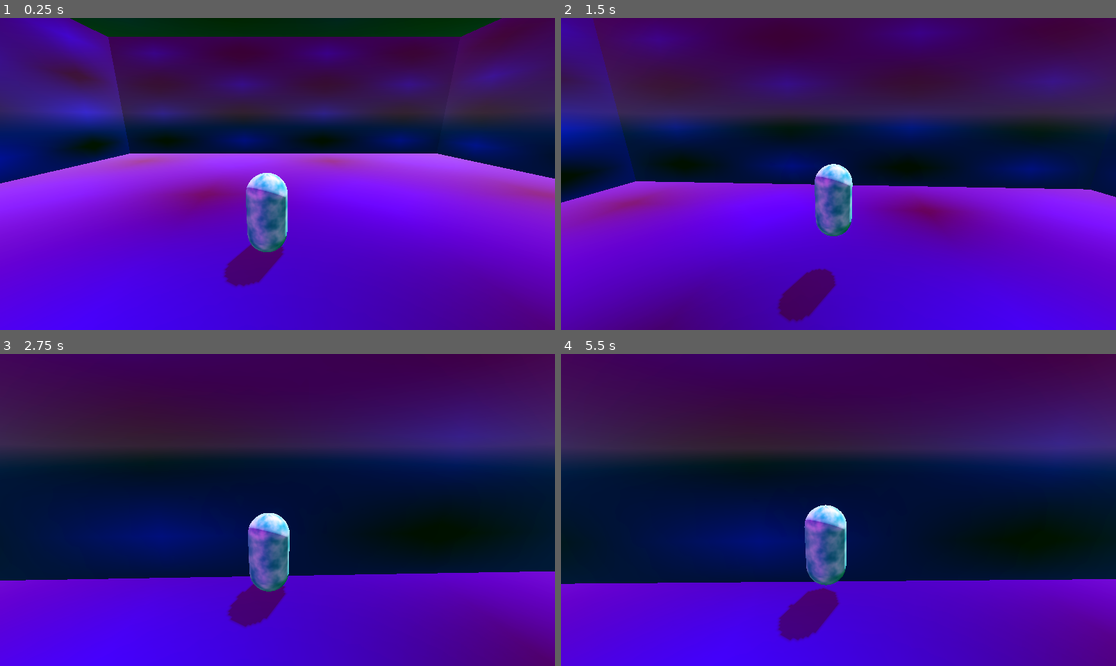
Above: before the commit, frames 1-4 (two rows, left to right).
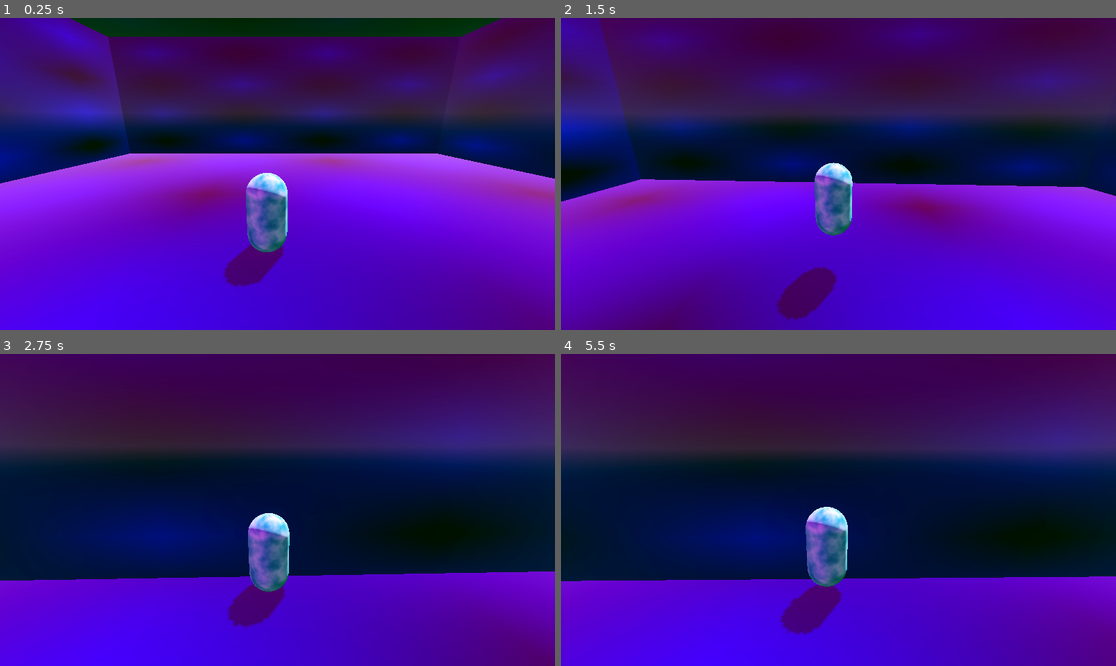
Above: after the commit, the same moments.

Repository: heycrisp/Godot-Cookbook
Game: Godot game, scene res://third-person-controller/demo.tscn
The game is run twice, just before and just after one commit, with the same random seed, the same clock (stepped at 60 frames per second) and the same inputs. The project has no main scene, so this scene is started directly.
Inputs (mouse positions are in pixels of both pictures, inside the frame that each line leads up to):
- Up to frame 1 (0.25 s): no input
- Up to frame 2 (1.5 s): move the mouse to (866, 174) at 0.52 s; hold Shift (dash) 0.53-1.28 s; hold W (move_up) from 0.53 s (still down); tap Space (jump) at 0.77, 0.8, 1.07, 1.35 s; move the mouse to (810, 174) at 1.27 s
- Up to frame 3 (2.75 s): keep holding W (move_up); tap Space (jump) at 1.52, 1.82, 2.3 s; tap Shift (dash) at 1.55 s; move the mouse to (288, 503) at 2.02 s; hold Shift (dash) from 2.03 s (still down)
- Up to frame 4 (5.5 s): keep holding W (move_up); move the mouse to (832, 516) at 2.77 s; release Shift (dash) at 2.78 s; tap Down (look_down) at 2.85 s; tap Space (jump) at 3.02, 3.32, 4.52, 4.82 s; tap Shift (dash) at 3.05, 4.55 s; move the mouse to (877, 513) at 3.52 s; hold Space (jump) 3.53-4.28 s; tap Left (look_left) at 3.6 s; move the mouse to (794, 506) at 4.27 s; tap Right (look_right) at 4.35 s; move the mouse to (844, 510) at 5.02 s; hold Space (jump) from 5.03 s (still down); tap Up (look_up) at 5.1 s

The runs differ from the first frame. In frame 1, less than 0.1% of the frame differs, in the area x 10-18%, y 3-49%; in frame 2, 1.5%; in frame 3, 0.1%; in frame 4, 1.8%, in the area x 0-100%, y 48-93%.

Commit message:
Use base class functions

Diff:
--- a/third-person-controllers/third-person-controller/state-machine/fall.gd
+++ b/third-person-controllers/third-person-controller/state-machine/fall.gd
@@ -3,16 +3,10 @@
 func _do_physics_process(delta: float) -> void:
 	# print("Fall _do_physics_process")
 	if tpc.is_start_dash():
-		finished.emit(DASH, {
-			"delta": delta,
-			"func": "_do_physics_process"
-		})
+		finished.emit(DASH, generate_delta_dictionary(delta, "_do_phsics_process"))
 		return
 	elif tpc.is_on_floor():
-		finished.emit(IWR, {
-			"delta": delta,
-			"func": "_do_physics_process"
-		})
+		finished.emit(IWR, generate_delta_dictionary(delta, "_do_phsics_process"))
 		return
 
 	tpc._do_fall(delta)
--- a/third-person-controllers/third-person-controller/state-machine/idle_walk_run.gd
+++ b/third-person-controllers/third-person-controller/state-machine/idle_walk_run.gd
@@ -3,22 +3,13 @@
 func _do_physics_process(delta: float) -> void:
 	# print("IWR _do_physics_process")
 	if tpc.is_start_dash():
-		finished.emit(DASH, {
-			"delta": delta,
-			"func": "_do_physics_process"
-		})
+		finished.emit(DASH, generate_delta_dictionary(delta, "_do_phsics_process"))
 		return
 	elif not tpc.is_on_floor():
-		finished.emit(FALL, {
-			"delta": delta,
-			"func": "_do_physics_process"
-		})
+		finished.emit(FALL, generate_delta_dictionary(delta, "_do_phsics_process"))
 		return
 	elif Input.is_action_pressed("jump"):
-		finished.emit(JUMP, {
-			"delta": delta,
-			"func": "_do_physics_process"
-		})
+		finished.emit(JUMP, generate_delta_dictionary(delta, "_do_phsics_process"))
 		return
 
 	tpc._do_iwr(delta)
--- a/third-person-controllers/third-person-controller/state-machine/jump.gd
+++ b/third-person-controllers/third-person-controller/state-machine/jump.gd
@@ -1,10 +1,11 @@
 extends ThirdPersonControllerState
 
-func _do_physics_process(d) -> void:
+func _do_physics_process(_d) -> void:
 	# print("Jump _do_physics_process")
 	tpc.velocity.y = tpc.jump_velocity
 	tpc.move_and_slide()
-	finished.emit(FALL, {
-		"delta": d,
-		"func": "_do_physics_process"
-	})
+	_POST_do_physics_process()
+
+# _POST prefix == Done processing player this frame
+func _POST_do_physics_process() -> void:
+	finished.emit(FALL)
